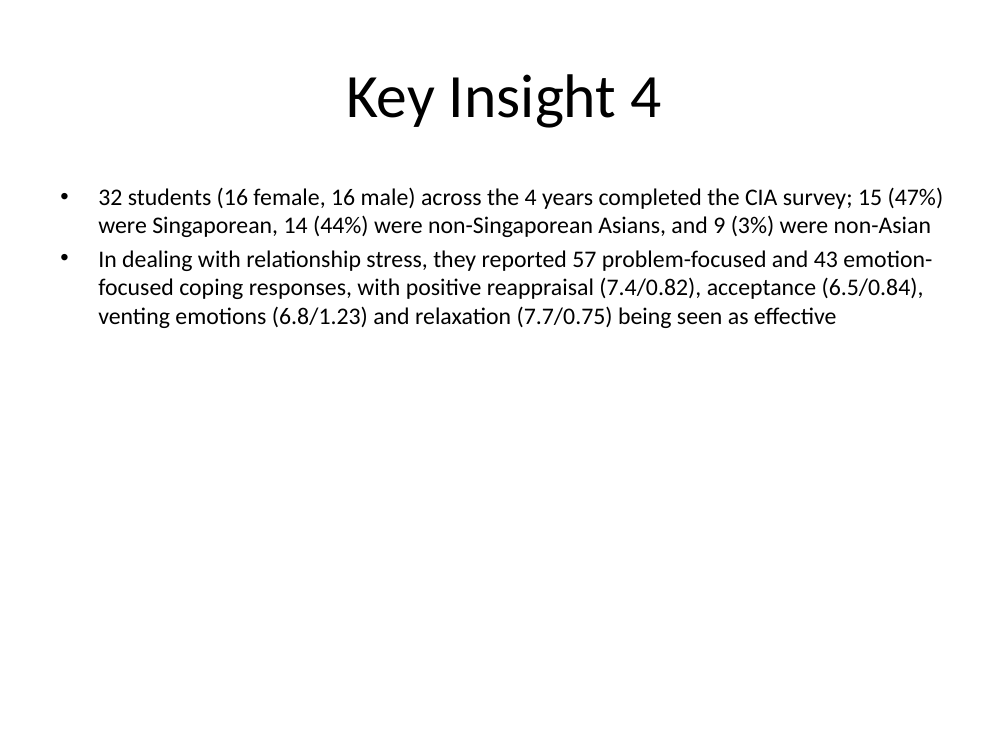
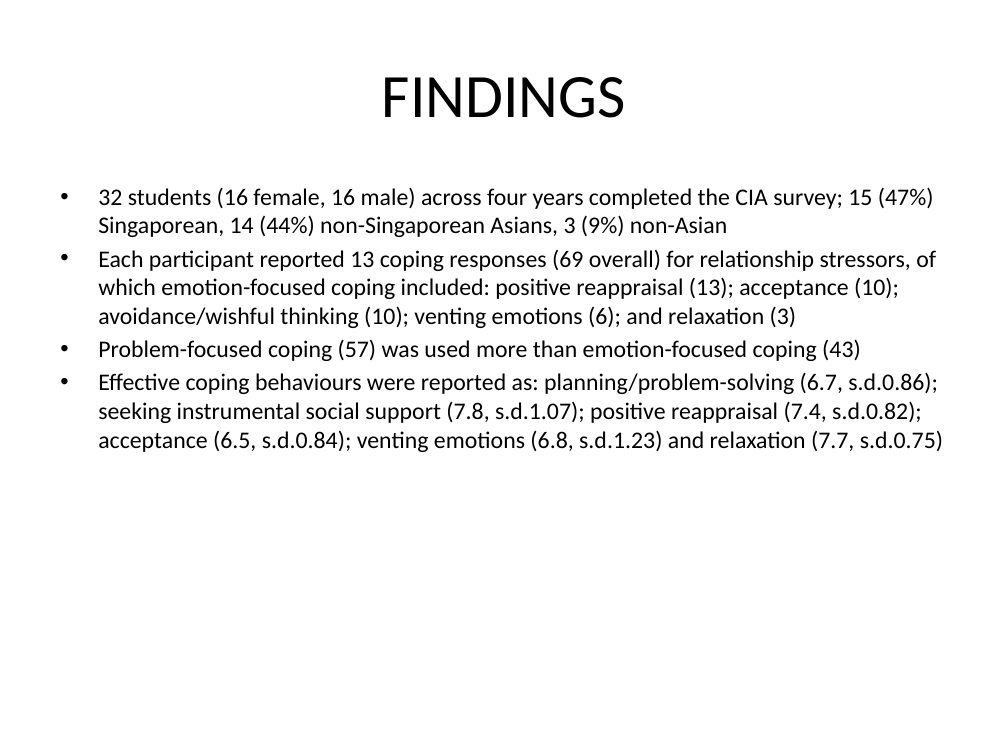
Before and after one commit to RowenTey/lazy-docs, a slide deck: slide 5 of web-app/public/research.ppt. Drawn at 1008x756 pixels with LibreOffice and Linux fonts; fonts in the diff are those of the drawing. Boxes give left, top, right and bottom in pixels: in the first picture for what was removed or moved away, otherwise in the second. Text is boxed around its words. In the diff, an @@ line names an element or a change of style, - is before the commit and + after.

```diff
--- a/web-app/public/research.ppt
+++ b/web-app/public/research.ppt
@@ title at box(382, 77, 626, 118): text changed @@
-Key Insight 4
+FINDINGS
@@ text at box(98, 187, 943, 452): text changed @@
-• 32 students (16 female, 16 male) across the 4 years completed the CIA survey; 15 (47%) were Singaporean, 14 (44%) were non-Singaporean Asians, and 9 (3%) were non-Asian
-• In dealing with relationship stress, they reported 57 problem-focused and 43 emotion-focused coping responses, with positive reappraisal (7.4/0.82), acceptance (6.5/0.84), venting emotions (6.8/1.23) and relaxation (7.7/0.75) being seen as effective
+• 32 students (16 female, 16 male) across four years completed the CIA survey; 15 (47%) Singaporean, 14 (44%) non-Singaporean Asians, 3 (9%) non-Asian
+• Each participant reported 13 coping responses (69 overall) for relationship stressors, of which emotion-focused coping included: positive reappraisal (13); acceptance (10); avoidance/wishful thinking (10); venting emotions (6); and relaxation (3)
+• Problem-focused coping (57) was used more than emotion-focused coping (43)
+• Effective coping behaviours were reported as: planning/problem-solving (6.7, s.d.0.86); seeking instrumental social support (7.8, s.d.1.07); positive reappraisal (7.4, s.d.0.82); acceptance (6.5, s.d.0.84); venting emotions (6.8, s.d.1.23) and relaxation (7.7, s.d.0.75)
```
Also in this commit, not shown: 5 other slides changed, 10 other files.
